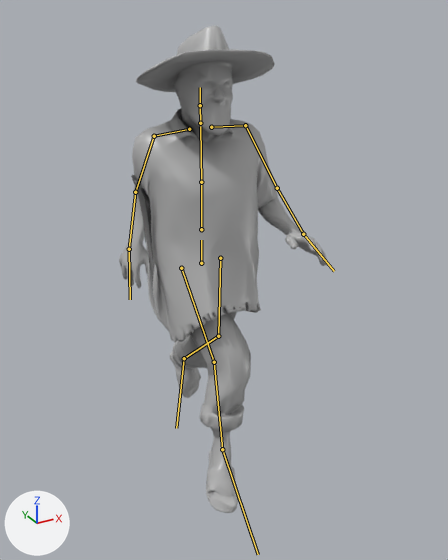
The glTF model app/story/models/campesino.glb as it was, and as the next commit left it.
Both versions are drawn from a camera (50 mm lens) standing at (-1.03, -2.051, 1.793) and looking at (0.082, -0.029, 0.782). Arrows for +X, +Y and +Z are at lower left; the lights stay in place. The first picture is the older version. Both versions are drawn at frame 20 of the action 'Walk'; the numbers are the values there. The bones that bend it are drawn over the model as lines.

In view in the first picture: 'CampesinoMejorHecho'.
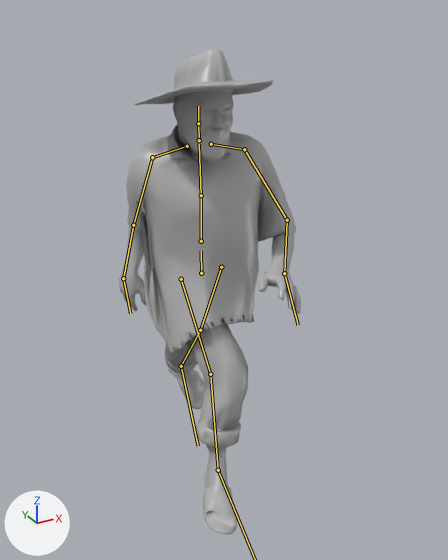
Where the change shows, as pixel boxes [x1, y1, x2, y2] in the pictures (448 x 560 px):
'CampesinoMejorHecho', posed (12% narrower): before [119, 25, 328, 513]; after [118, 49, 301, 534]
bone 'hips', root to tip: before (201, 263) to (201, 240); after (201, 273) to (201, 251)
bone 'spine', root to tip: before (201, 229) to (201, 182); after (201, 241) to (201, 195)
bone 'chest', root to tip: before (201, 182) to (200, 126); after (201, 195) to (199, 144)
bone 'neck', root to tip: before (200, 123) to (200, 105); after (199, 140) to (198, 123)
bone 'head', root to tip: before (200, 105) to (200, 87); after (198, 123) to (198, 106)
bone 'shoulder.L', root to tip: before (211, 127) to (245, 125); after (211, 144) to (244, 149)
bone 'upper_arm.L', root to tip: before (245, 125) to (277, 188); after (244, 149) to (287, 220)
bone 'forearm.L', root to tip: before (277, 188) to (303, 234); after (287, 220) to (284, 273)
bone 'hand.L', root to tip: before (303, 234) to (334, 271); after (284, 273) to (298, 325)
bone 'shoulder.R', root to tip: before (189, 129) to (154, 136); after (187, 146) to (152, 157)
bone 'upper_arm.R', root to tip: before (154, 136) to (135, 192); after (152, 157) to (133, 225)
bone 'forearm.R', root to tip: before (135, 192) to (129, 249); after (133, 225) to (123, 278)
bone 'hand.R', root to tip: before (129, 249) to (130, 299); after (123, 278) to (130, 313)
bone 'thigh.L', root to tip: before (220, 258) to (218, 336); after (221, 267) to (200, 330)
bone 'shin.L', root to tip: before (218, 336) to (184, 358); after (200, 330) to (181, 366)
bone 'foot.L', root to tip: before (184, 358) to (176, 428); after (181, 366) to (198, 446)
bone 'thigh.R', root to tip: before (181, 268) to (214, 362); after (181, 279) to (210, 374)
bone 'shin.R', root to tip: before (214, 362) to (222, 449); after (210, 374) to (218, 470)

What the commit changed:
Bone 'hips' (bone_hips) moves from (0.009, -0.029, 0.028) to (0.007, -0.073, 0.03).
Bone 'hips' (bone_hips) turns from (-1, 9, -1) to (2, 6, 2) degrees about its own x, y and z.
Bone 'spine' (bone_spine) turns from (4, -7, 2) to (6, -14, 0) degrees about its own x, y and z.
Bone 'chest' (bone_chest) turns from (-3, -5, 0) to (2, -8, 3) degrees about its own x, y and z.
Bone 'neck' (bone_neck) turns from (-4, 0, -2) to (0, 5, -1) degrees about its own x, y and z.
Bone 'head' (bone_head) turns from (0, 0, 0) to (-6, 12, -5) degrees about its own x, y and z.
Bone 'shoulder.L' (bone_shoulder_l) turns from (0, 8, -12) to (-16, 3, 1) degrees about its own x, y and z.
Bone 'upper_arm.L' (bone_upper_arm_l) turns from (-27, 4, 23) to (-26, 18, -24) degrees about its own x, y and z.
Bone 'forearm.L' (bone_forearm_l) turns from (-26, -14, -56) to (-23, -10, -48) degrees about its own x, y and z.
Bone 'hand.L' (bone_hand_l) turns from (-4, 16, -20) to (15, 2, -9) degrees about its own x, y and z.
Bone 'shoulder.R' (bone_shoulder_r) turns from (-8, -1, -11) to (-17, -4, -9) degrees about its own x, y and z.
Bone 'upper_arm.R' (bone_upper_arm_r) turns from (-15, -23, -50) to (-24, -27, -8) degrees about its own x, y and z.
Bone 'forearm.R' (bone_forearm_r) turns from (-14, 3, 28) to (-4, 0, 8) degrees about its own x, y and z.
Bone 'hand.R' (bone_hand_r) turns from (-6, -31, -5) to (-14, -8, -18) degrees about its own x, y and z.
Bone 'thigh.L' (bone_thigh_l) turns from (4, -8, 14) to (17, -17, 20) degrees about its own x, y and z.
Bone 'shin.L' (bone_shin_l) turns from (31, 8, -37) to (0, 5, -39) degrees about its own x, y and z.
Bone 'foot.L' (bone_foot_l) turns from (22, -16, 26) to (10, -9, 24) degrees about its own x, y and z.
Bone 'thigh.R' (bone_thigh_r) turns from (-34, 11, -15) to (-40, 10, -5) degrees about its own x, y and z.
Bone 'shin.R' (bone_shin_r) turns from (21, -1, 25) to (22, 1, 25) degrees about its own x, y and z.
Bone 'foot.R' (bone_foot_r) turns from (29, 9, -10) to (24, 9, -14) degrees about its own x, y and z.
